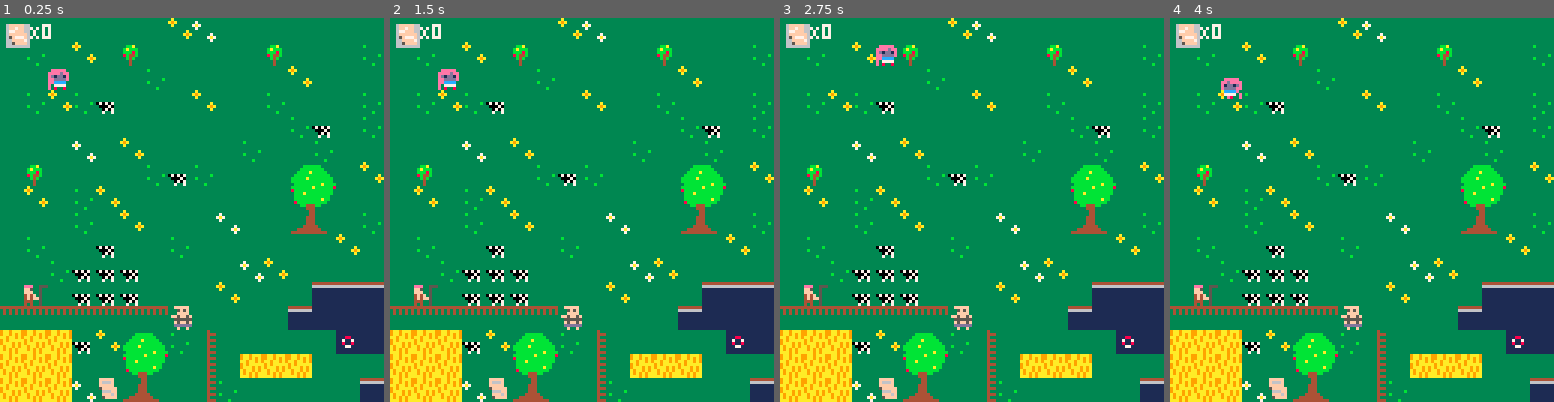
Above: before the commit, frames 1-4 (left to right).
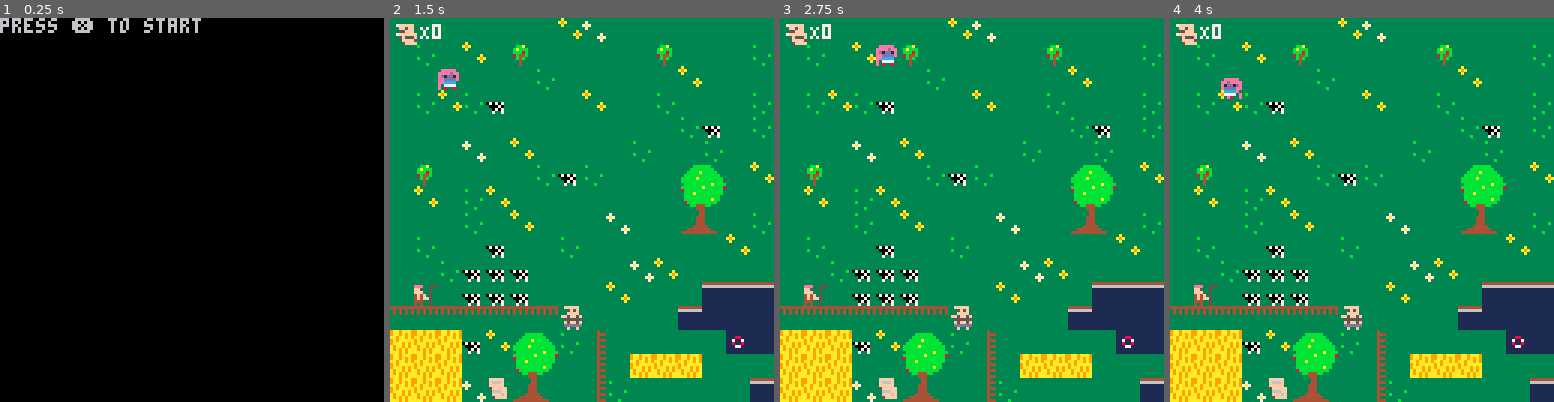
Above: after the commit, the same moments.

Repository: sarahwatremet/pico8_game
Game: PICO-8 cartridge diana_warrior1.p8
The game is run twice, just before and just after one commit, with the same random seed, the same clock (stepped at 60 frames per second) and the same inputs.
Inputs:
- Up to frame 1 (0.25 s): no input
- Up to frame 2 (1.5 s): tap X (X key) at 0.33, 1.07 s
- Up to frame 3 (2.75 s): hold Right 1.6-2.1 s; tap X (X key) at 1.85 s; hold Up 2.15-2.42 s; hold Right from 2.47 s (still down)
- Up to frame 4 (4 s): tap X (X key) at 2.97 s; release Right at 3.03 s; hold Left 3.08-3.58 s; hold Down 3.63-3.97 s

The runs differ from the first frame. In frame 1, 99% of the frame differs, in the area x 0-100%, y 0-100%; in frame 2, 0.2%; in frame 3, 0.2%; in frame 4, 0.2%.

Commit message:
Add files via upload

Diff:
--- a/diana_warrior1.p8
+++ b/diana_warrior1.p8
@@ -8,30 +8,50 @@
 	h = create_harceleur1()
 	h2 = create_harceleur2()
  h3 = create_harceleur3()
+ h4 = create_harceleur4()
+ h5 = create_harceleur5()
+ --h6 = create_harceleur6()
  --create_enemies()
 	init_msg()
-
-	end
-
+	state="titre"
+end
 
 
 function _update()
-if not msg_list[1] then
+	if (state=="jeu") update_game()
+	if (state=="titre") update_titre()
+end
+
+function _draw()
+	if (state=="jeu") draw_game()
+	if (state=="titre") draw_titre()
+end
+
+function update_game()
+ state = "jeu"
+	if not msg_list[1] then
  player_movement()
  end
  update_camera()
  update_msg()
-
-end
-
-function _draw()
-cls()
+end
+
+function update_titre()
+	state="titre"
+end
+
+function draw_game()
+	state="jeu"
+	cls()
  draw_map()
 	draw_player()
 --	draw_enemies()
 	draw_ui()
 	draw_msg()
-
+end
+
+function draw_titre()
+ state="titre"
 end
 -->8
 --player
@@ -144,15 +164,29 @@
 		if x==h2.x and y==h2.y
 		and not h2.talked then
 			sfx(3)
-			start_dialogue("harceleur 2","diana","hop")
-		end
-
+			start_dialogue("harceleur 2","diana","tu files ton 06?","je ne suis pas interessee","t'as tes regles ou quoi ?!")
+		end
+
+		--condition harceleur3
 			if x==h3.x and y==h3.y
 		and not h3.talked then
 			sfx(3)
-			start_dialogue("harceleur 3","diana","coucou")
-		end
-
+			start_dialogue("harceleur 3","diana","tu fais quoi toute seule,\ntu vas te perdre,\nles femmes n'ont pas le\nsens de l'orientation","t'inquiete je connais le chemin\nde mon pied jusqu'a ta tete")
+		end
+
+		--condition harceleur4
+			if x==h4.x and y==h4.y
+		and not h4.talked then
+			sfx(3)
+			start_dialogue("harceleur 4","diana","t'es trop bonne","je t'ai pas demande ton avis connard","calme toi espece d'hysterique")
+		end
+
+		--condition harceleur5
+			if x==h5.x and y==h5.y
+		and not h5.talked then
+			sfx(3)
+			start_dialogue("harceleur 5","diana","* il siffle *","* elle lui fait un doigt")
+		end
 end
 
 
@@ -248,13 +282,35 @@
 	}
 	return h3
 end
+
+function create_harceleur4()
+	local h4= {
+		x=57,
+		y=27,
+		sprite=44,
+		talked=false,
+		hit=false
+	}
+	return h4
+end
+
+function create_harceleur5()
+	local h5= {
+		x=32,
+		y=27,
+		sprite=44,
+		talked=false,
+		hit=false
+	}
+	return h5
+end
 -->8
 --message
 
 function init_msg()
 msg_list={}
 current_speaker=""
-pnj_name=""
+pnj_name="harceleur 1"
 player_name="diana"
 
 end
@@ -273,20 +329,20 @@
 end
 
 function switch_speaker()
-if current_speaker==pnj_name then
-current_speaker=player_name
-
-else
-current_speaker=pnj_name
-end
+ if current_speaker==pnj_name
+ then current_speaker=player_name
+	else
+	current_speaker=pnj_name
+	end
 end
 
 
 function update_msg()
-if (btn(❎))then
+if (btnp(❎))then
 	deli(msg_list,1)
 	switch_speaker()
 
+--attaque harceleur 1
 	if not h.talked
 	 and next(msg_list) == nil
  	and p.x==19 and p.y==2 then
@@ -300,6 +356,7 @@
 		h.hit = true
 	end
 
+--attaque harceleur 2
 	if not h2.talked
 	 and next(msg_list) == nil
  	and p.x==8 and p.y==12
@@ -314,7 +371,7 @@
 		h2.hit = true
 	end
 
-
+--attaque harceleur 3
 	if not h3.talked
 	 and next(msg_list) == nil
  	and p.x==51 and p.y==2  then
@@ -328,21 +385,57 @@
 		h3.hit = true
 	end
 
+--attaque harceleur 4
+	if not h4.talked
+	 and next(msg_list) == nil
+ 	and p.x==57 and p.y==26 then
+		h4.talked = true
+	end
+
+	if h4.talked and p.attack
+	 and not h4.hit then
+	 -- harceleur en pls
+		next_tile(h4.x,h4.y)
+		h4.hit = true
+	end
 	--and messages2[1]
 	end
 end
 
 
 function draw_msg()
-if msg_list[1] then
-local y=100
-rectfill(6,y,6+#current_speaker*4,y+8,1)
-print(current_speaker,7,y+1,7)
-rectfill(2,y+11,125,y+20,5)
-rect(2,y+11,125,y+20,1)
-print(msg_list[1],3,y+13,7)
-end
-end
+	if msg_list[1] then
+	local y=100
+--interlocuteur
+	rectfill(6,y,6+#current_speaker*4,y+8,1)
+	print(current_speaker,7,y+1,7)
+--message
+	rectfill(2,y+11,125,y+30,5)
+	rect(2,y+11,125,y+30,1)
+	print(msg_list[1],3,y+13,7)
+	end
+end
+
+-->8
+--menu
+
+function update_titre()
+	if (btnp(❎)) then
+	state="jeu"
+	end
+end
+
+function draw_titre()
+	cls()
+	print("press ❎ to start")
+end
+…(7 lines of a section not shown)…
 
 
 
@@ -442,8 +535,8 @@
 
 
 __gff__
-0000010000000000010001010101000000000101000001010101000109000000000000000000000001010000000000000000000000000000010100000000000001000000000000000000000000010100010000010100000200000500000000000000000000000000000000000000000000000000000000010100000000000000
-0000000000010101000000000000000000000000000100010000000000000000000000000001000100000000000000000000000000000000000000000000000000000000000000000000000000000000000000000000000000000000000000000000000000000000000000000000000000000000000000000000000000000000
+0000010000000000010001010101000000000101000001010101000109000000000000000000000001010000090000000000000000000000010100000000000001000000000000000000000000010100010001010100010200000500000000000000000000000100000002010101010000000000000001010100010101000100
+0000010000010101000000000000000000000100000100010000000000000000000001000001000100000000000000000000010000000000000000000000000000000000000000000000000000000000000000000000000000000000000000000000000000000000000000000000000000000000000000000000000000000000
 __map__
 05050505050505030e05050505050505050505050505050e0505040505040505050e05050505050505050505050505050505050505050202020202020202020000000000000000000000000000000000000000000000000000000000000000000000000000000000000000000000000000000000000000000000000000000000
 05040503050205050505050205050504030505050e05040504050505050504050505050e04050505050503050505050e0505050402020202020402020e02020000000000000000000000000000000000000000000000000000000000000000000000000000000000000000000000000000000000000000000000000000000000
@@ -462,23 +555,23 @@
 070707050528290517050707070505051216121212121212121212121212120505050505050505050504050504050e0f05050304050505050405050e05040c0000000000000000000000000000000000000000000000000000000000000000000000000000000000000000000000000000000000000000000000000000000000
 0707070e573839051704050505050513121212121205051212121205050505050305050305040404040505040505050405040505050e04050504050404050c0000000000000000000000000000000000000000000000000000000000000000000000000000000000000000000000000000000000000000000000000000000000
 08080808080808081a080808080808080808080808080808080808080808080808080808080808080808080808080808080808080808080808080808085a0c0000000000000000000000000000000000000000000000000000000000000000000000000000000000000000000000000000000000000000000000000000000000
-09090909090909090909090909090909090909090909090909090909090909090909090909090909090909090909090909090909090909090909090909440b0000000000000000000000000000000000000000000000000000000000000000000000000000000000000000000000000000000000000000000000000000000000
-09090909090909090909090909090909090909090909090909090909090909090909090909090909090909090909090909094009090909094009094009440b0000000000000000000000000000000000000000000000000000000000000000000000000000000000000000000000000000000000000000000000000000000000
-09090909090909090909090909090909090909090909090982090909825477090909090909090909090909090909090953545053097753545053545053440b0000000000000000000000000000000000000000000000000000000000000000000000000000000000000000000000000000000000000000000000000000000000
-090909090909090909090909090909090909090909090909a2858687924969465609406e0949434343434343434343434b4b4b4b4b5c43434343434343450b0000000000000000000000000000000000000000000000000000000000000000000000000000000000000000000000000000000000000000000000000000000000
-09090909090909090909090909090909090909090909090992955997a24444406640507e09440909090909090909090909094609094454090909510909090b0000000000000000000000000000000000000000000000000000000000000000000000000000000000000000000000000000000000000000000000000000000000
-090909090909090909090909090909090909090909090909b2a5a6a7b24444507650494343450909094646460909090909090909094454094609090909090b0000000000000000000000000000000000000000000000000000000000000000000000000000000000000000000000000000000000000000000000000000000000
-0909090909090909090909090909090909090909090909094343434343454a434343450909090946094646464609090909090909464454090909090909090b0000000000000000000000000000000000000000000000000000000000000000000000000000000000000000000000000000000000000000000000000000000000
-09090909090909090909090909090909090909090909090909090909090909095109090909090946094646464609096e09090909464477090909090909090b0000000000000000000000000000000000000000000000000000000000000000000000000000000000000000000000000000000000000000000000000000000000
-09090909090909090909090909090909090909090909090909090909090909090909090909090946090909090909097e77787778544467090909090909090b0000000000000000000000000000000000000000000000000000000000000000000000000000000000000000000000000000000000000000000000000000000000
-090909090909090909090909090909090909090909090909090909090909090909090909090949434343435c434343434b4b4b4b4b5d4b4b4b5c4b4b4b4b4b520b000000000000000000000000000000000000000000000000000000000000000000000000000000000000000000000000000000000000000000000000000000
-0909090909090909090909090909090909090909090909090909090909090946460909090909440909090944464646464646464646684e4d0909094d4e090b090b000000000000000000000000000000000000000000000000000000000000000000000000000000000000000000000000000000000000000000000000000000
-0909090909090909090909090909090909090909090909090909090909090946090909510909440909090944464646464646464646684e4d0909094d4e090b550b000000000000000000000000000000000000000000000000000000000000000000000000000000000000000000000000000000000000000000000000000000
-0909090909090909090909090909090909090909090909090909090909090909090909510909440909090944464646464646464646684e4d0909094d4e090b0000000000000000000000000000000000000000000000000000000000000000000000000000000000000000000000000000000000000000000000000000000000
-09090909090909090909090909090909090909090909090909090909090909090909090909094409090909444646464646464646466846460909094d4e55550000000000000000000000000000000000000000000000000000000000000000000000000000000000000000000000000000000000000000000000000000000000
-0a0a0a0a0a0a0a0a0a0a0a0a0a0a0a0a0a0a0a0a0a0a0a0a0a0a0a0a0a0a0a0a0a0a0a0a0a0a440a0a0a0a440a0a0a0a0a0a0a0a0a670a0a0a0a0a0a0a55550000000000000000000000000000000000000000000000000000000000000000000000000000000000000000000000000000000000000000000000000000000000
-…(5 lines of a section not shown)…
+09090909090909090909090909090909090909090909090909090909090909090909090909400909090909090909090909090909090909090909090909440b0000000000000000000000000000000000000000000000000000000000000000000000000000000000000000000000000000000000000000000000000000000000
+0909090909494343690909090909090909090909090909090909090909090909090909090966097c090909096b09090909094009090909094009094009440b0000000000000000000000000000000000000000000000000000000000000000000000000000000000000000000000000000000000000000000000000000000000
+09090909094409094409090909090909090909090909090982090909825477090909090909504d7c5377554e6b53774e53545053097753545053545053440b0000000000000000000000000000000000000000000000000000000000000000000000000000000000000000000000000000000000000000000000000000000000
+090909090944090944090909090909090909090909090909a2858687924969465609406e7b4943434343435c434343434b4b4b4b4b5c43434343434343450b0000000000000000000000000000000000000000000000000000000000000000000000000000000000000000000000000000000000000000000000000000000000
+09090909094409094409090909090909090909090909090992954697a24444406640507e6d444d6c556c4d446d09090909094609094454090909510909090b0000000000000000000000000000000000000000000000000000000000000000000000000000000000000000000000000000000000000000000000000000000000
+090909090944090944090909090909090909090909090909b2a5a6a7b2444450765049435c6578544e5478447a46090909090909094454094609090909090b0000000000000000000000000000000000000000000000000000000000000000000000000000000000000000000000000000000000000000000000000000000000
+09090909094409094409090909090909090949434343434343435c4343454a434343656b444a4343434343456d46090909090909464454090909090909090b0000000000000000000000000000000000000000000000000000000000000000000000000000000000000000000000000000000000000000000000000000000000
+0909090909440909440909090909090909094409460909090977446d6b6c6b7c6c6b4477447c557c556b464646097c6e09090909464477090909090909090b0000000000000000000000000000000000000000000000000000000000000000000000000000000000000000000000000000000000000000000000000000000000
+0909090909090909440909090909094943435d43436909090953447c494343434343456c447a6d77786b6d6d554d7c7e77787778544467090909090909090b0000000000000000000000000000000000000000000000000000000000000000000000000000000000000000000000000000000000000000000000000000000000
+090909090909090944090909090909440909090909440909097b446b446a09460909096b447749434343435c434343434b4b4b4b4b5d4b4b4b5c4b4b4b4b4b460b000000000000000000000000000000000000000000000000000000000000000000000000000000000000000000000000000000000000000000000000000000
+090909090909090944090909090909440909090909440909094e447c440909462c494343656d445577785544786d6b4e4d4d554d4e684e4d4d2c4d4d4e4d0b6a0b000000000000000000000000000000000000000000000000000000000000000000000000000000000000000000000000000000000000000000000000000000
+090909090909090944090909090909440909090909440909097b44534a43434343456d6c4477444e4d4d7c44554646545454465454684e4d0909094d4e4d0b0a0a000000000000000000000000000000000000000000000000000000000000000000000000000000000000000000000000000000000000000000000000000000
+0909090909090909440909090909094409090909094409090954446b7c6b6c776b6c7c6b445644784e4d7c44784646464646464646684e4d0909094d4e4d0b0000000000000000000000000000000000000000000000000000000000000000000000000000000000000000000000000000000000000000000000000000000000
+09090909090909094a4343434343435d434343434345090909784a43434343434343434345764a43434343454d4646464646464646684d4e090909464655550000000000000000000000000000000000000000000000000000000000000000000000000000000000000000000000000000000000000000000000000000000000
+0a0a0a0a0a0a0a0a0a0a0a0a0a0a0a0a0a0a0a0a0a0a0a0a0a0a0a0a0a0a0a0a0a0a0a0a0a0a0a0a0a0a0a0a0a0a0a0a0a0a0a0a0a670a0a0a0a0a0a6a55550000000000000000000000000000000000000000000000000000000000000000000000000000000000000000000000000000000000000000000000000000000000
+…(5 lines of a section not shown)…
Not shown, changed: 32 lines of the sprite sheet (__gfx__) section of diana_warrior1.p8
